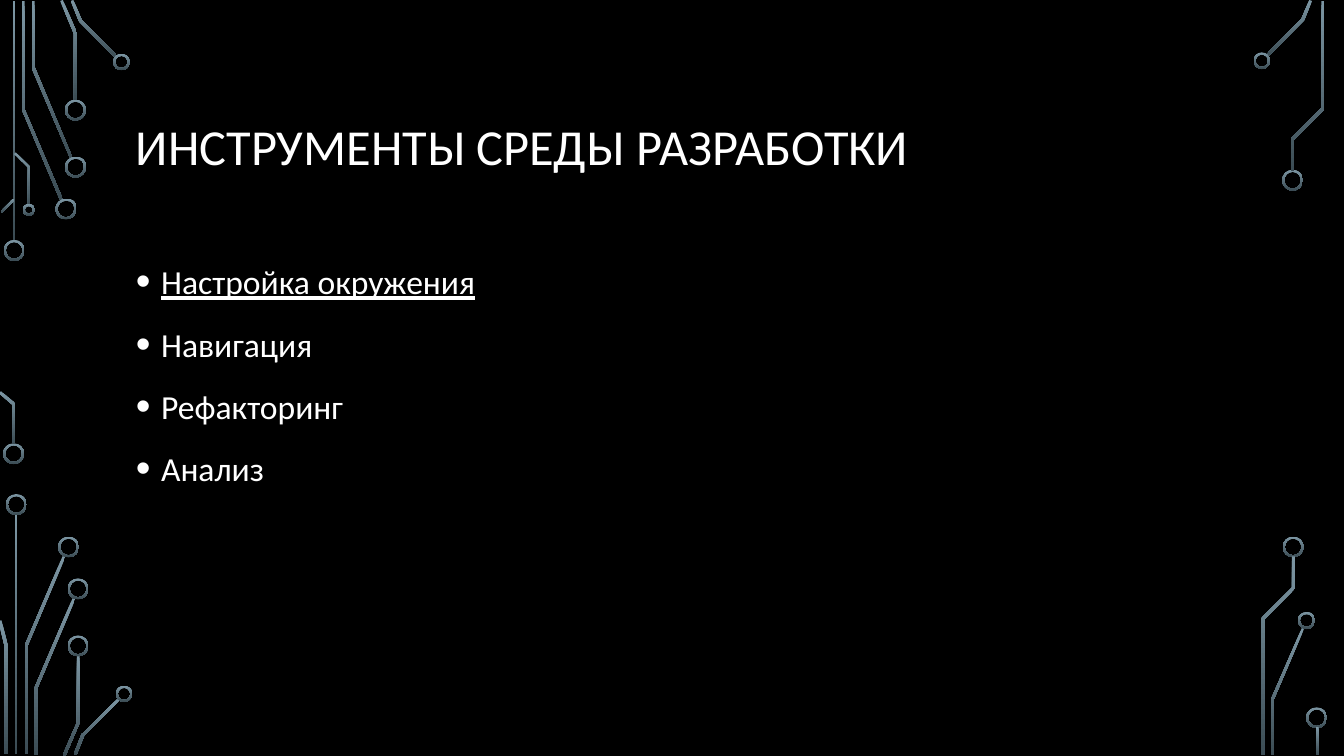
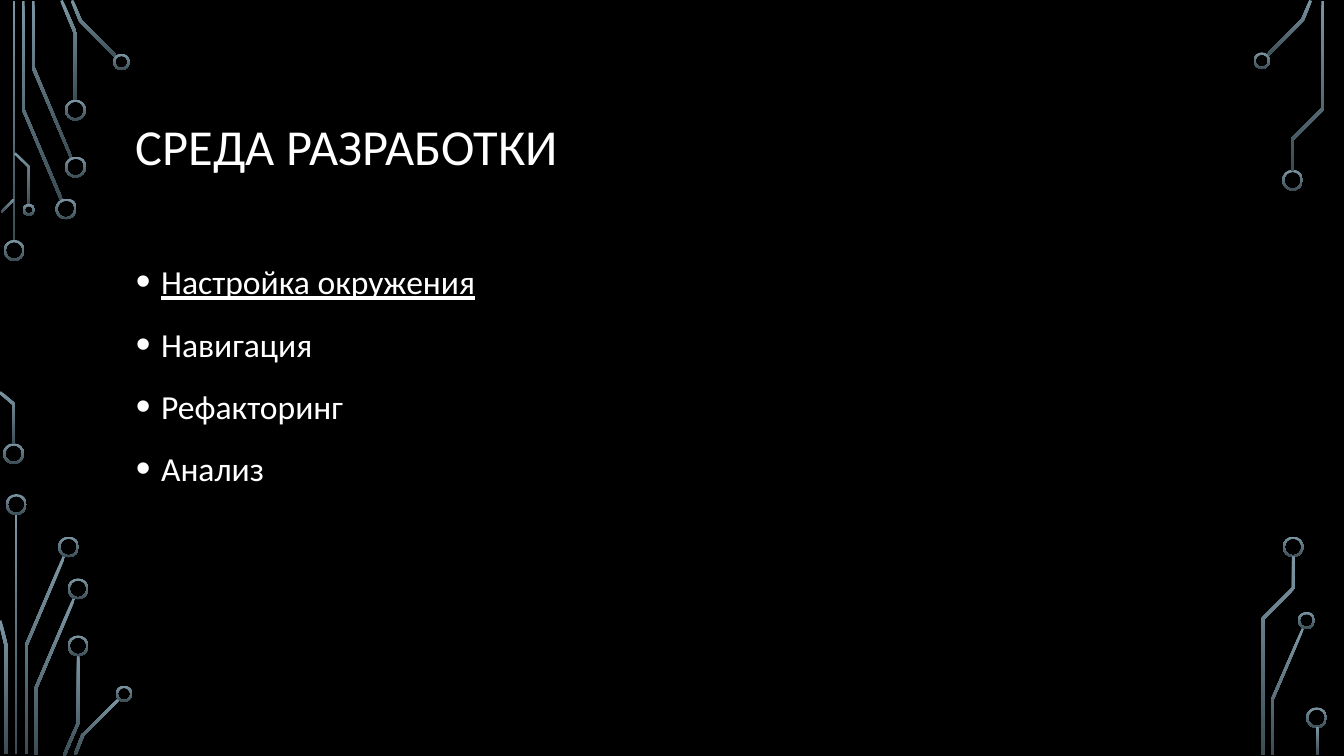
Before and after one commit to sergeyryskulov/Presentations, a slide deck: slide 7 of 9. Среда разработки/Среда разработки.pptx (slide 6 before the commit). Drawn at 1344x756 pixels with LibreOffice and Linux fonts; fonts in the diff are those of the drawing; background and template pictures are left out. Boxes give left, top, right and bottom in pixels: in the first picture for what was removed or moved away, otherwise in the second. Text is boxed around its words. In the diff, an @@ line names an element or a change of style, - is before the commit and + after.

```diff
--- a/9. Среда разработки/Среда разработки.pptx
+++ b/9. Среда разработки/Среда разработки.pptx
@@ title at [136, 132, 558, 173]: text changed @@
-ИНСТРУМЕНТЫ СРЕДЫ РАЗРАБОТКИ
+СРЕДА РАЗРАБОТКИ
```
Also in this commit, not shown: 6 other slides changed, 1 slide added, 1 other file.
